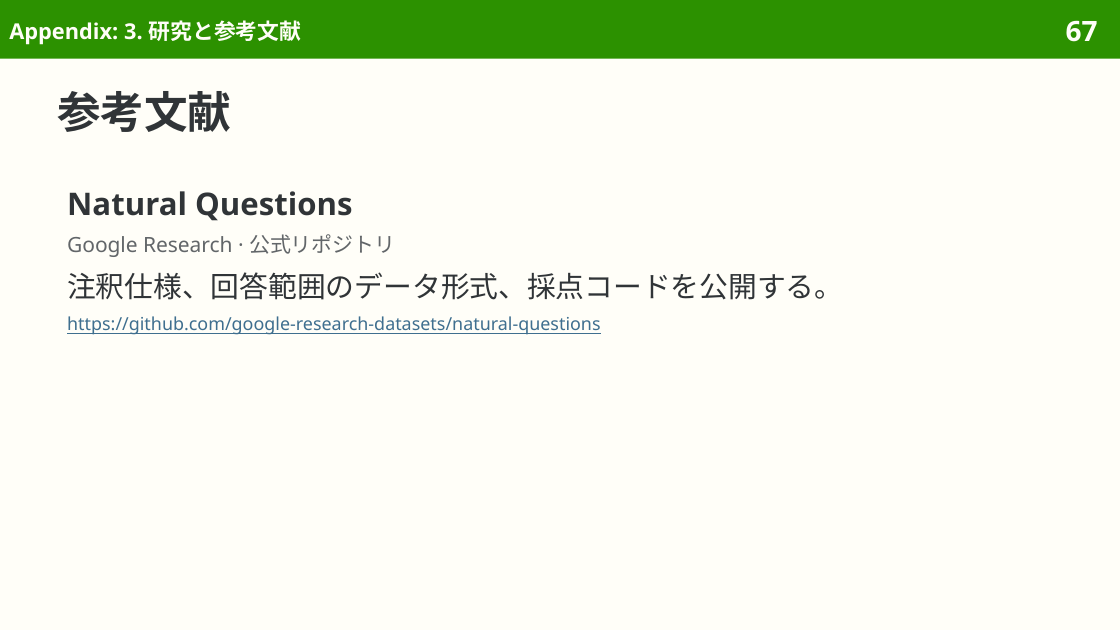
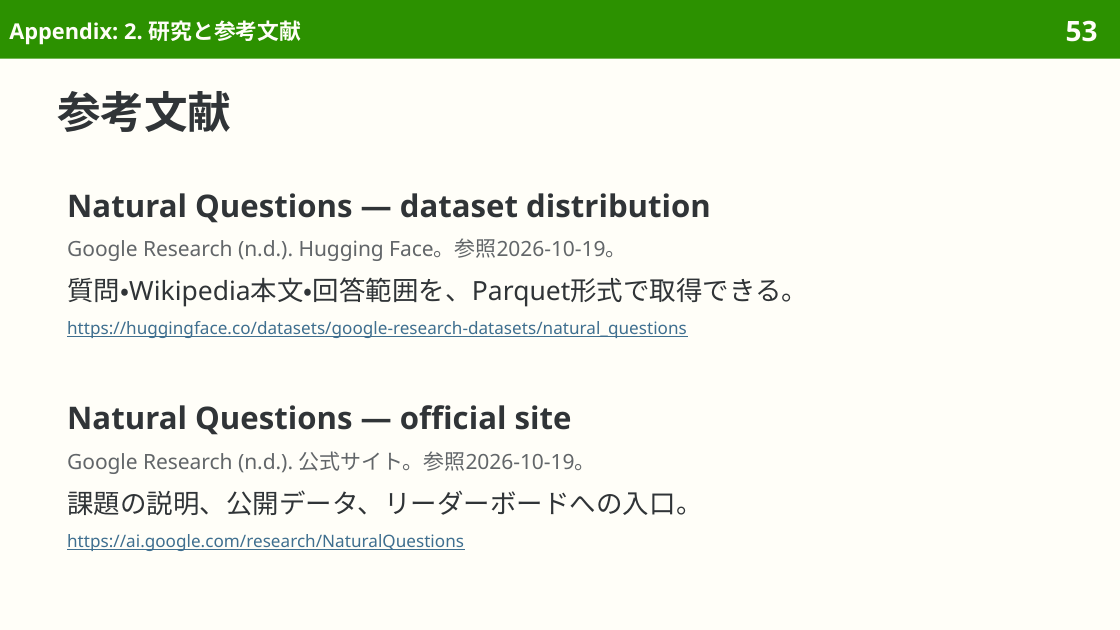
Before and after one commit to sasakiy84/datasets-in-10-minutes, a slide deck: slide 53 of slides/datasets-in-10-minutes-naturalquestions.pptx (slide 67 before the commit). Drawn at 1120x630 pixels with LibreOffice and Linux fonts; fonts in the diff are those of the drawing. Boxes give left, top, right and bottom in pixels: in the first picture for what was removed or moved away, otherwise in the second. Text is boxed around its words. In the diff, an @@ line names an element or a change of style, - is before the commit and + after.

Commit message:
Center Natural Questions on search queries and Wikipedia answer annotation

```diff
--- a/slides/datasets-in-10-minutes-naturalquestions.pptx
+++ b/slides/datasets-in-10-minutes-naturalquestions.pptx
@@ title at (9,20,302,45): text changed @@
-Appendix: 3. 研究と参考文献
+Appendix: 2. 研究と参考文献
@@ page number at (1066,20,1098,42): text changed @@
-67
+53
@@ text at (67,193,808,338): text changed; size 11.5 to 11 pt @@
-Natural Questions
-Google Research · 公式リポジトリ
-注釈仕様、回答範囲のデータ形式、採点コードを公開する。
-https://github.com/google-research-datasets/natural-questions
+Natural Questions — dataset distribution
+Google Research (n.d.). Hugging Face。参照2026-10-19。
+質問・Wikipedia本文・回答範囲を、Parquet形式で取得できる。
+https://huggingface.co/datasets/google-research-datasets/natural_questions
@@ text added at (67,405,702,551), 11 pt, text #303437 @@
+Natural Questions — official site
+Google Research (n.d.). 公式サイト。参照2026-10-19。
+課題の説明、公開データ、リーダーボードへの入口。
+https://ai.google.com/research/NaturalQuestions
```
Also in this commit, not shown: 48 other slides changed, 1 slide added, 15 slides removed, 37 other files.
